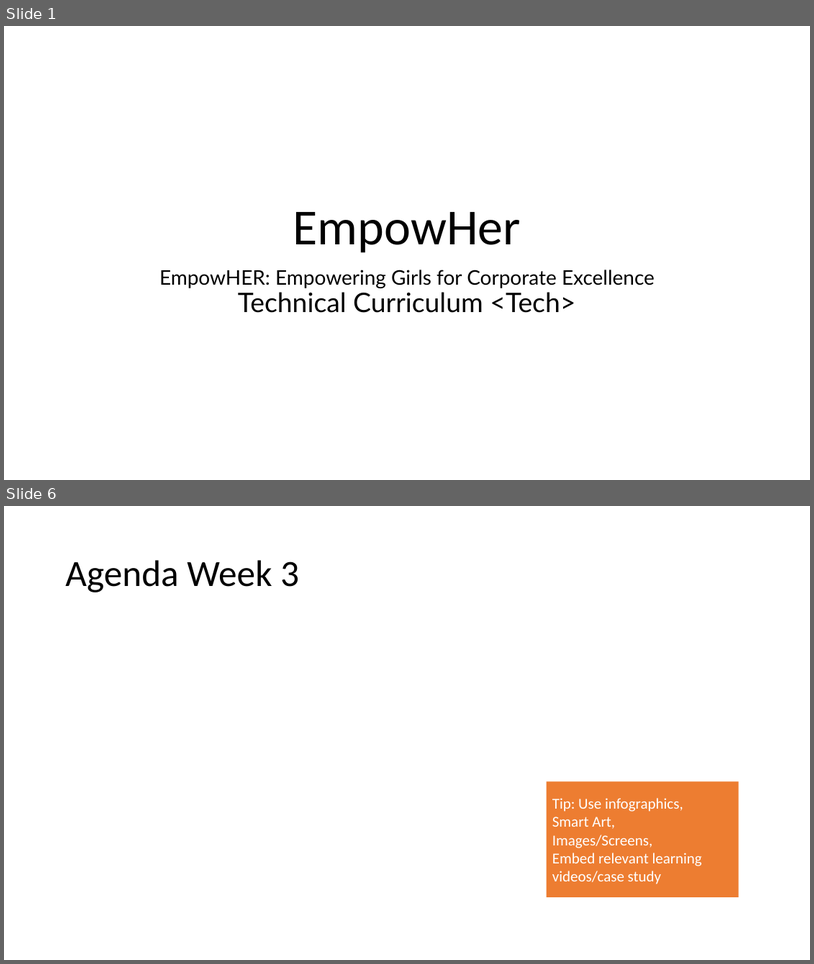
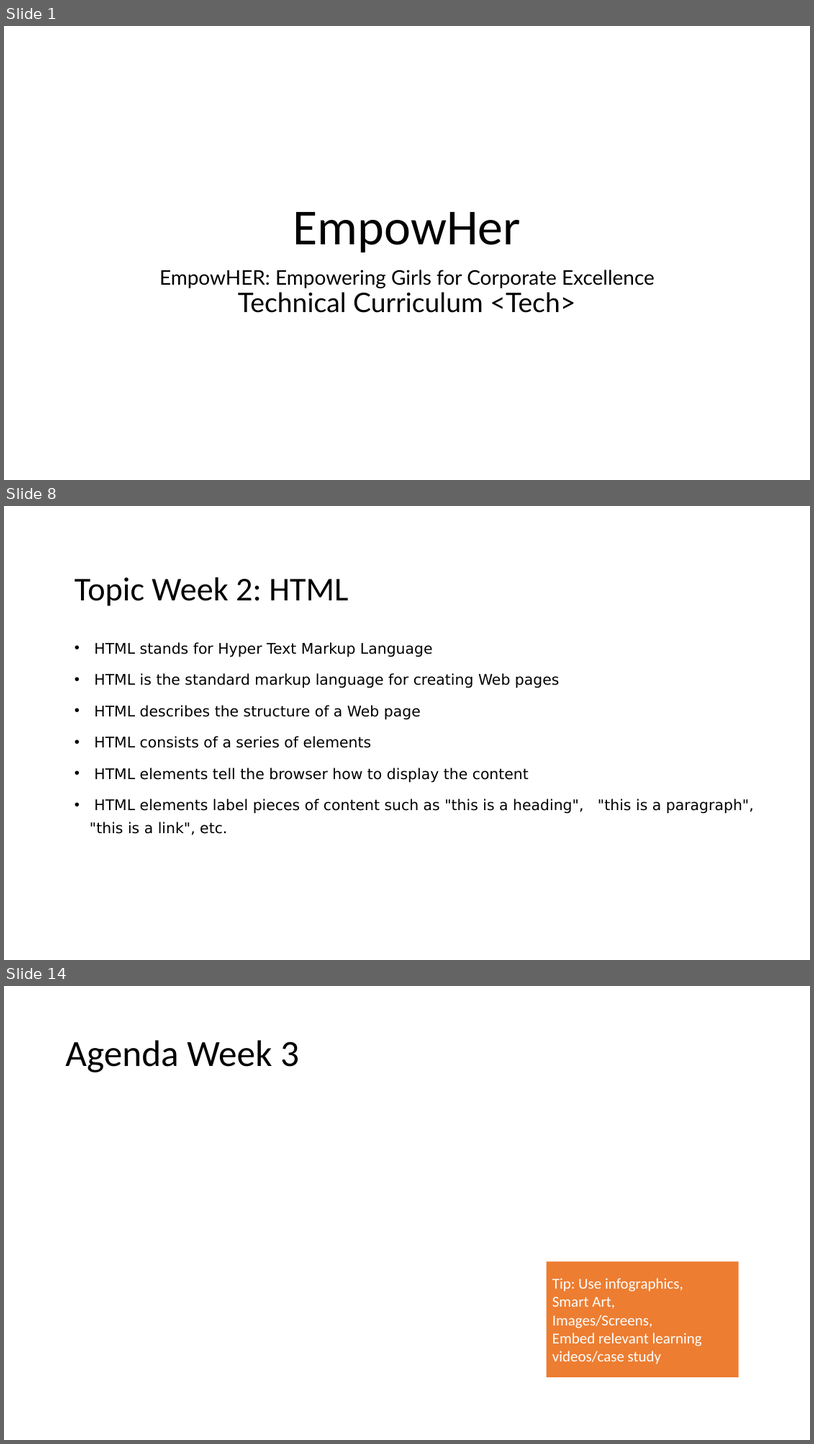
Before and after one commit to spoorthiempowher/Empowher-Curriculum, a slide deck: Angular/EmpowHer - Tech Curriculum.pptx. Shown one above the other, each under a label of ours: slides 1 and 6 before the commit, slides 1, 8 and 14 after it; the slides between them are not shown. The pictures are 814x964 and 814x1444 pixels, drawn with LibreOffice and Linux fonts; fonts in the diff are those of the drawing. Boxes give left, top, right and bottom in pixels: in the first picture for what was removed or moved away, otherwise in the second. Text is boxed around its words. In the diff, an @@ line names an element or a change of style, - is before the commit and + after.

Commit message:
Week 1 and 2 content

```diff
--- a/Angular/EmpowHer - Tech Curriculum.pptx
+++ b/Angular/EmpowHer - Tech Curriculum.pptx
@@ slide 8 added at [4,506,810,960], background #FFFFFF @@
@@ title added at [75,577,348,606], 39.6 pt, text #000000 @@
+Topic Week 2: HTML
@@ text added at [90,642,754,835], 17.5 pt, text #000000 @@
+• HTML stands for Hyper Text Markup Language
+• HTML is the standard markup language for creating Web pages
+• HTML describes the structure of a Web page
+• HTML consists of a series of elements
+• HTML elements tell the browser how to display the content
+• HTML elements label pieces of content such as "this is a heading", "this is a paragraph", "this is a link", etc.
@@ what was slide 6 is now slide 14 @@
```
Also in this commit, not shown: 11 other slides added, 4 slides removed.
